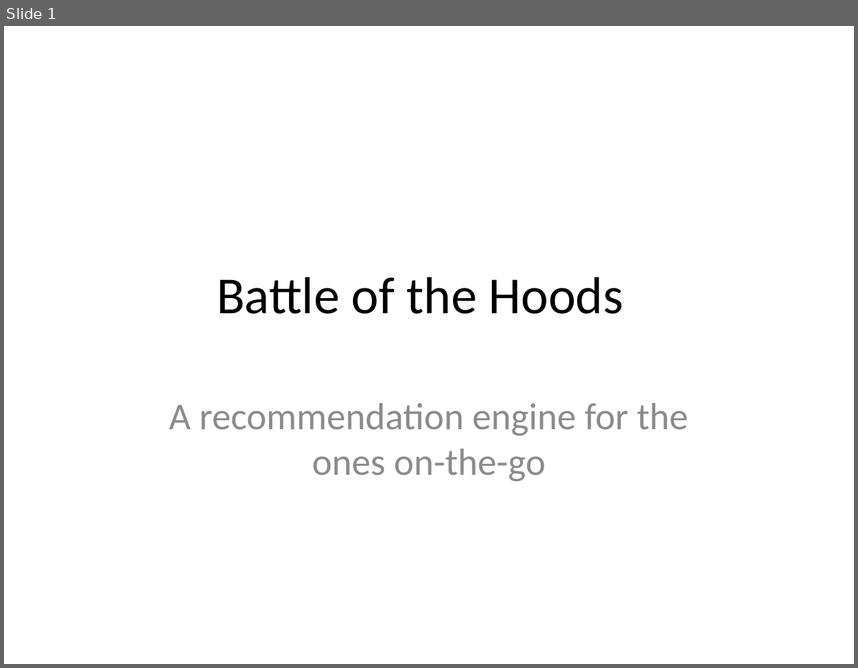
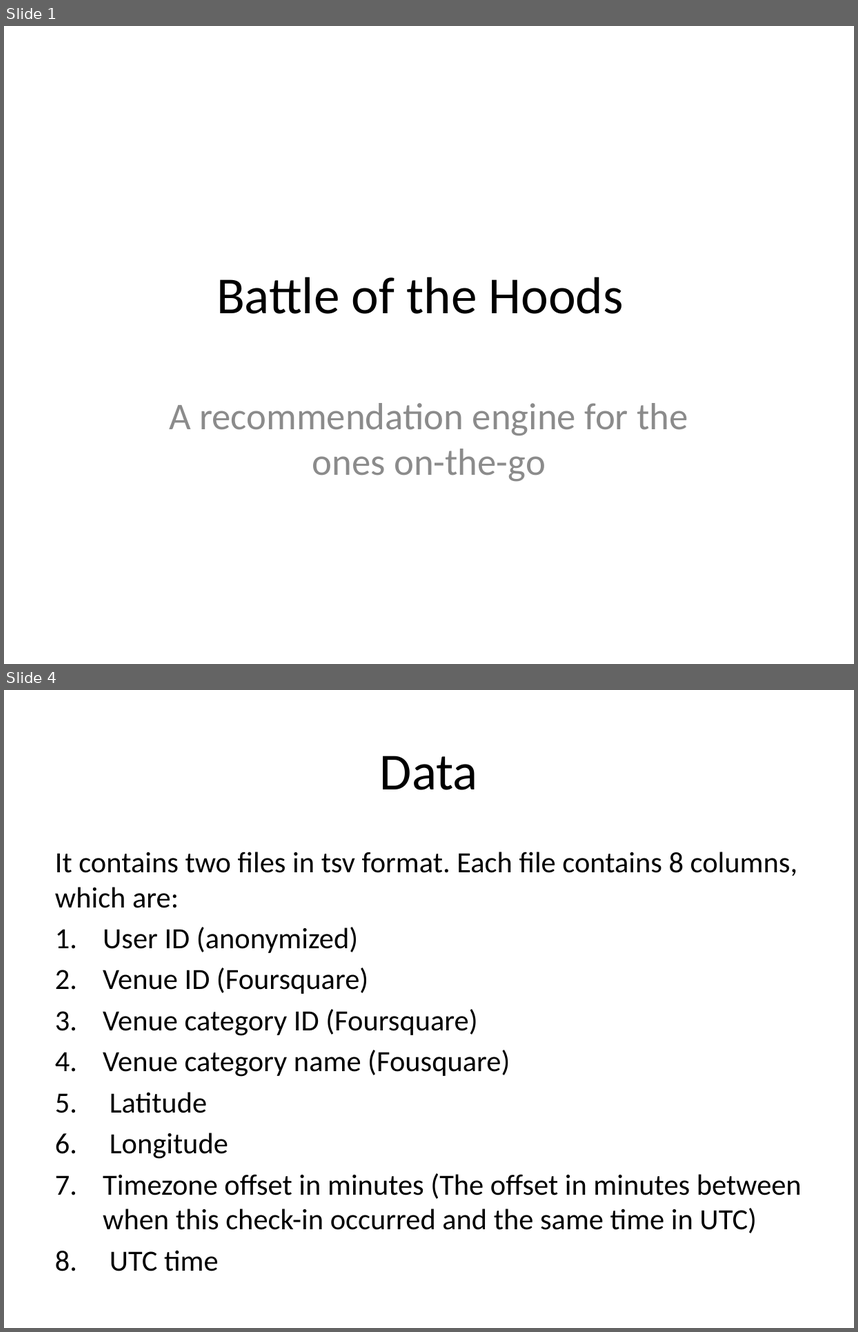
Before and after one commit to seraph-wing/Battle-of-the-Hoods, a slide deck: Battle of the Hoods.pptx. Shown one above the other, each under a label of ours: slide 1 before the commit, slides 1 and 4 after it; the slides between them are not shown. The pictures are 858x668 and 858x1332 pixels, drawn with LibreOffice and Linux fonts; fonts in the diff are those of the drawing. Boxes give left, top, right and bottom in pixels: in the first picture for what was removed or moved away, otherwise in the second. Text is boxed around its words. In the diff, an @@ line names an element or a change of style, - is before the commit and + after.

```diff
--- a/Battle of the Hoods.pptx
+++ b/Battle of the Hoods.pptx
@@ slide 4 added at (4,690,854,1328), background #FFFFFF @@
@@ title added at (380,756,478,790), 44 pt, text #000000 @@
+Data
@@ text added at (55,851,802,1271), 24.8 pt, text #000000 @@
+It contains two files in tsv format. Each file contains 8 columns, which are:
+1. User ID (anonymized)
+2. Venue ID (Foursquare)
+3. Venue category ID (Foursquare)
+4. Venue category name (Fousquare)
+5. Latitude
+6. Longitude
+7. Timezone offset in minutes (The offset in minutes between when this check-in occurred and the same time in UTC)
+8. UTC time
```
Also in this commit, not shown: 22 other slides added, 1 slide removed, 2 other files.
